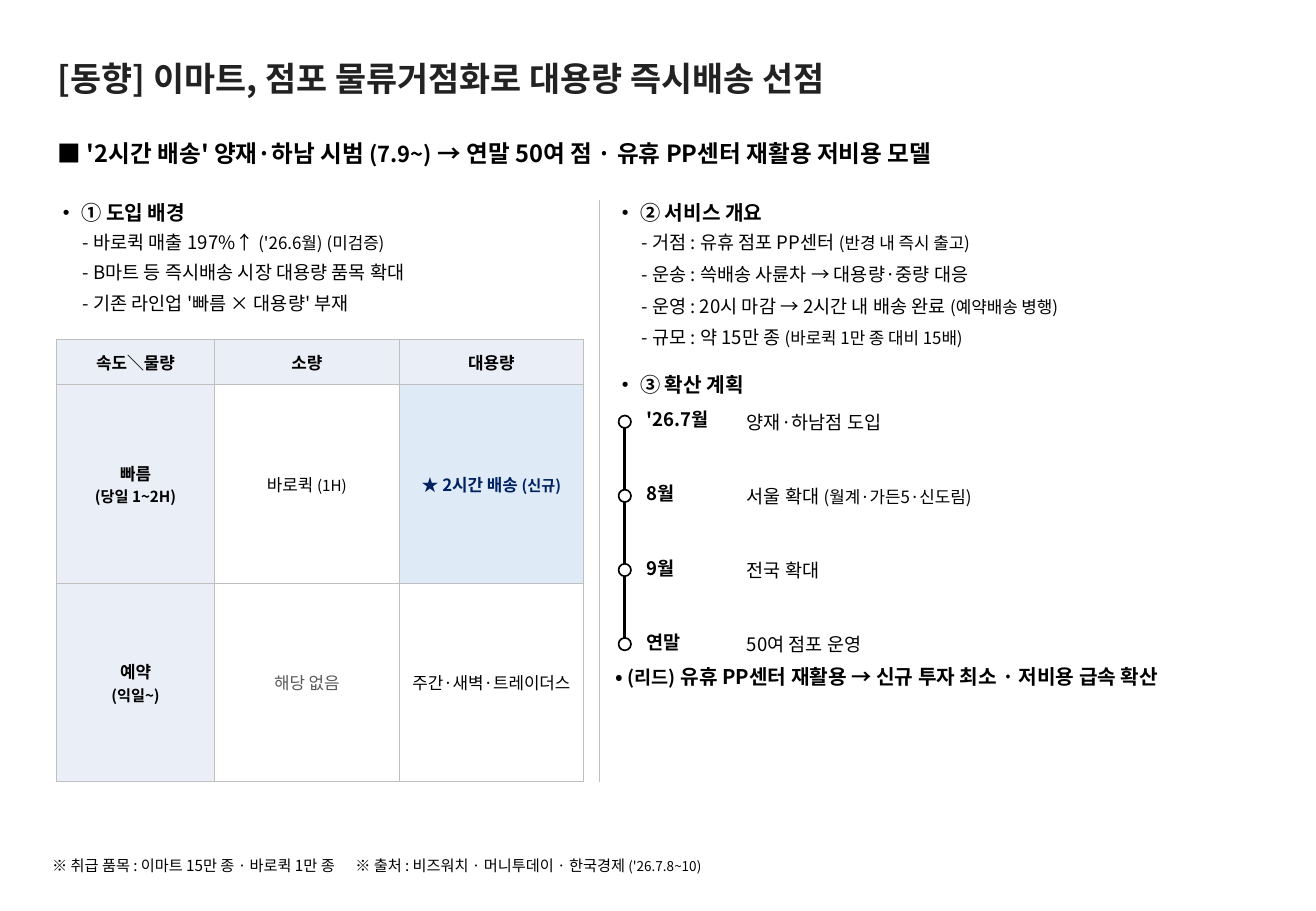
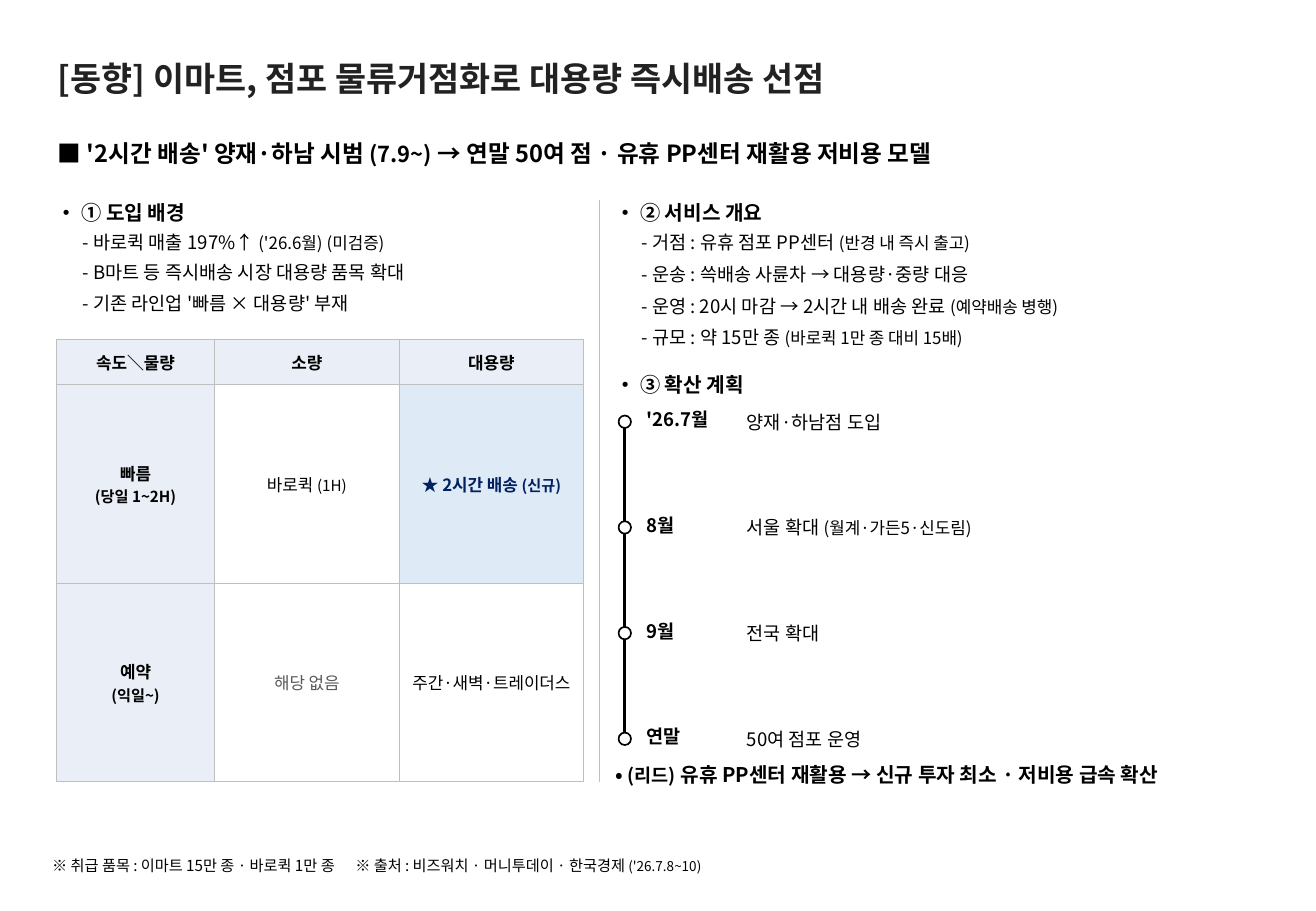
Before and after one commit to avoseed/web1, a slide deck: slide 1 of reports/ssg-quickcommerce-onepager.pptx. Drawn at 1316x911 pixels with LibreOffice and Linux fonts; fonts in the diff are those of the drawing. Boxes give left, top, right and bottom in pixels: in the first picture for what was removed or moved away, otherwise in the second. Text is boxed around its words. In the diff, an @@ line names an element or a change of style, - is before the commit and + after.

```diff
--- a/reports/ssg-quickcommerce-onepager.pptx
+++ b/reports/ssg-quickcommerce-onepager.pptx
@@ elbow line moved from (625, 422) - (625, 644) to (625, 422) - (625, 739) @@
@@ 2 texts, 1 ellipse: place and size @@
-2 texts, 1 ellipse at <box>619,484,972,506</box>
+2 texts, 1 ellipse at <box>619,516,972,537</box>
@@ 2 texts, 1 ellipse: place and size @@
-2 texts, 1 ellipse at <box>619,559,819,579</box>
+2 texts, 1 ellipse at <box>619,622,819,642</box>
@@ 2 texts, 1 ellipse: place and size @@
-2 texts, 1 ellipse at <box>619,633,861,653</box>
+2 texts, 1 ellipse at <box>619,727,861,748</box>
@@ text "• (리드) 유휴 PP센터 재활용 ...": place and size @@
-text "• (리드) 유휴 PP센터 재활용 ..." at <box>628,667,1158,688</box>
+text "• (리드) 유휴 PP센터 재활용 ..." at <box>628,765,1158,786</box>
```
Also in this commit, not shown: 2 other files.
